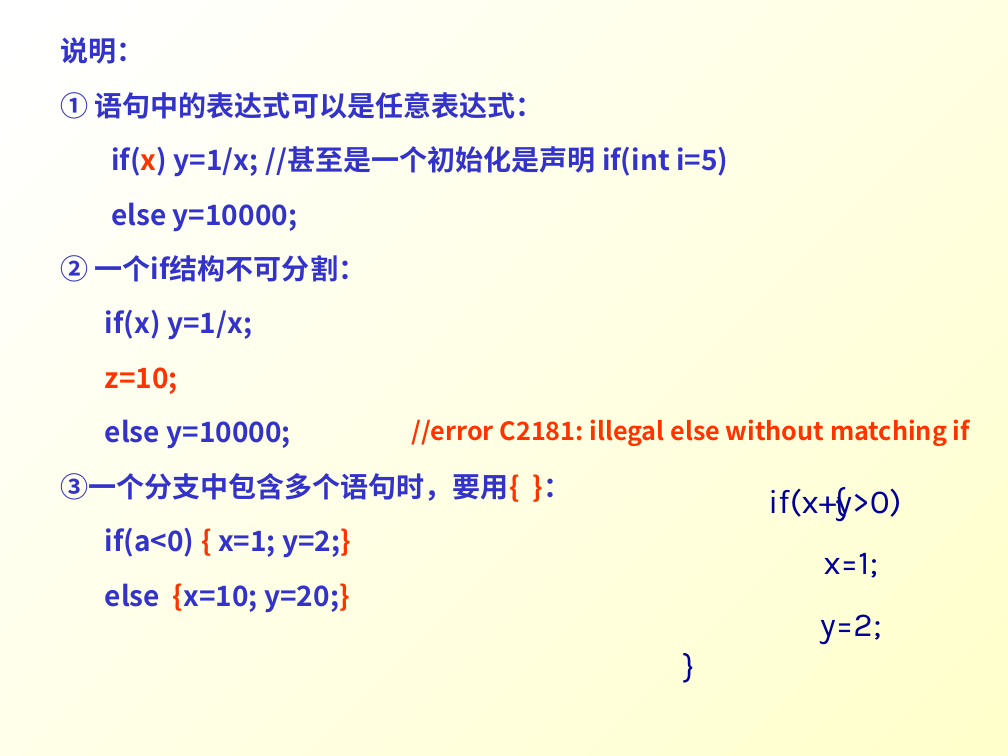
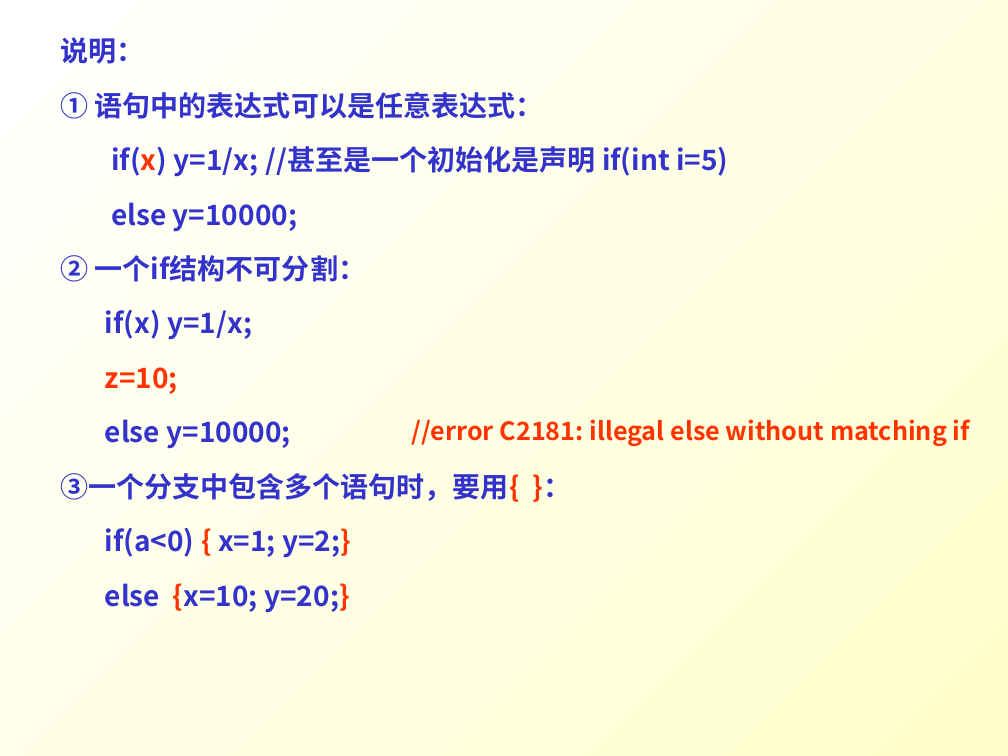
Before and after one commit to Changhe160/Changhe160.github.io, a slide deck: slide 13 of teachingRes/Cplusplus/unit02控制结构.ppt. Drawn at 1008x756 pixels with LibreOffice and Linux fonts; fonts in the diff are those of the drawing. Boxes give left, top, right and bottom in pixels: in the first picture for what was removed or moved away, otherwise in the second. Text is boxed around its words. In the diff, an @@ line names an element or a change of style, - is before the commit and + after.

```diff
--- a/teachingRes/Cplusplus/unit02控制结构.ppt
+++ b/teachingRes/Cplusplus/unit02控制结构.ppt
@@ text removed at (824, 474, 855, 524) @@
-{
@@ text removed at (768, 487, 901, 644) @@
-if(x+y>0)
-x=1;
-y=2;
@@ text removed at (673, 640, 705, 690) @@
-}
```
Also in this commit, not shown: 3 other slides changed.
